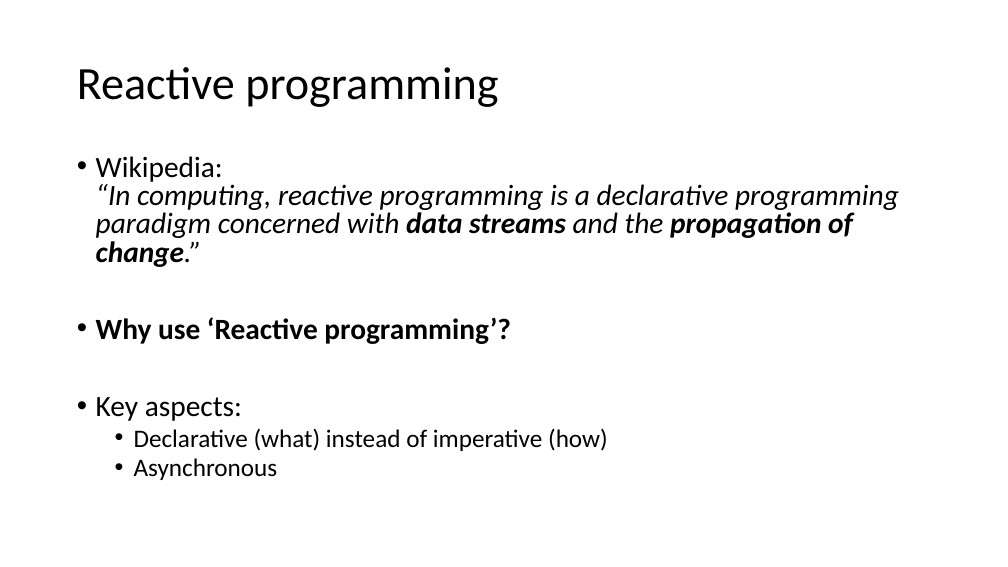
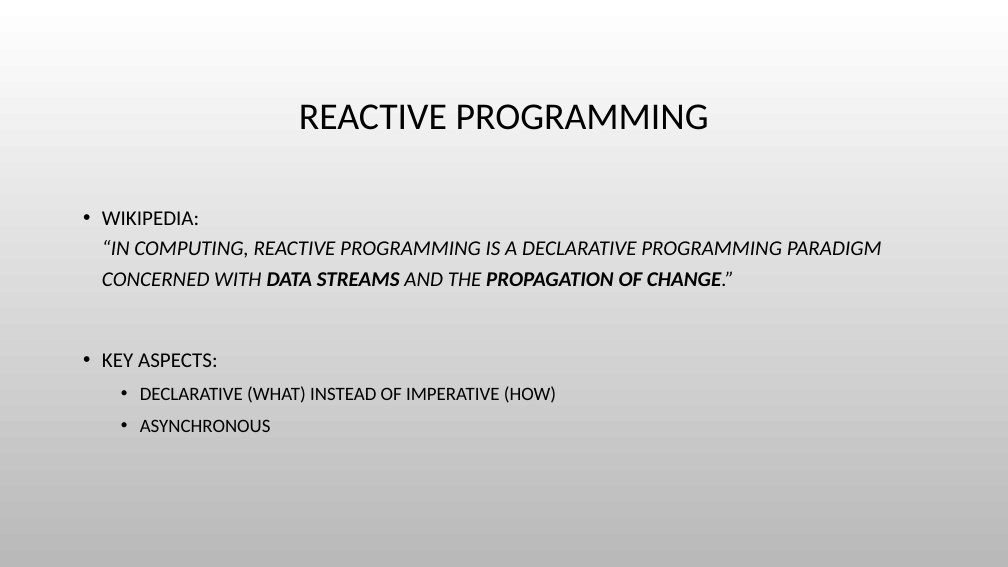
Before and after one commit to bertleemput/reactive-demo, a slide deck: slide 4 of Reactive Programming.pptx. Drawn at 1008x567 pixels with LibreOffice and Linux fonts; fonts in the diff are those of the drawing; background and template pictures are left out. Boxes give left, top, right and bottom in pixels: in the first picture for what was removed or moved away, otherwise in the second. Text is boxed around its words. In the diff, an @@ line names an element or a change of style, - is before the commit and + after.

Commit message:
Updates to the presentation

```diff
--- a/Reactive Programming.pptx
+++ b/Reactive Programming.pptx
@@ background #FFFFFF to picture (left out) @@
@@ title at <box>299,104,709,130</box>: text changed; size 44 to 36 pt @@
-Reactive programming
+REACTIVE PROGRAMMING
@@ text at <box>102,211,882,432</box>: text changed; size 28 to 20 pt @@
-• Wikipedia:
-  “In computing, reactive programming is a declarative programming paradigm concerned with data streams and the propagation of change.”
-• Why use ‘Reactive programming’?
-• Key aspects:
-  • Declarative (what) instead of imperative (how)
-  • Asynchronous
+• WIKIPEDIA:
+  “IN COMPUTING, REACTIVE PROGRAMMING IS A DECLARATIVE PROGRAMMING PARADIGM CONCERNED WITH DATA STREAMS AND THE PROPAGATION OF CHANGE.”
+• KEY ASPECTS:
+  • DECLARATIVE (WHAT) INSTEAD OF IMPERATIVE (HOW)
+  • ASYNCHRONOUS
```
Also in this commit, not shown: 12 other slides changed, 4 slides added.
